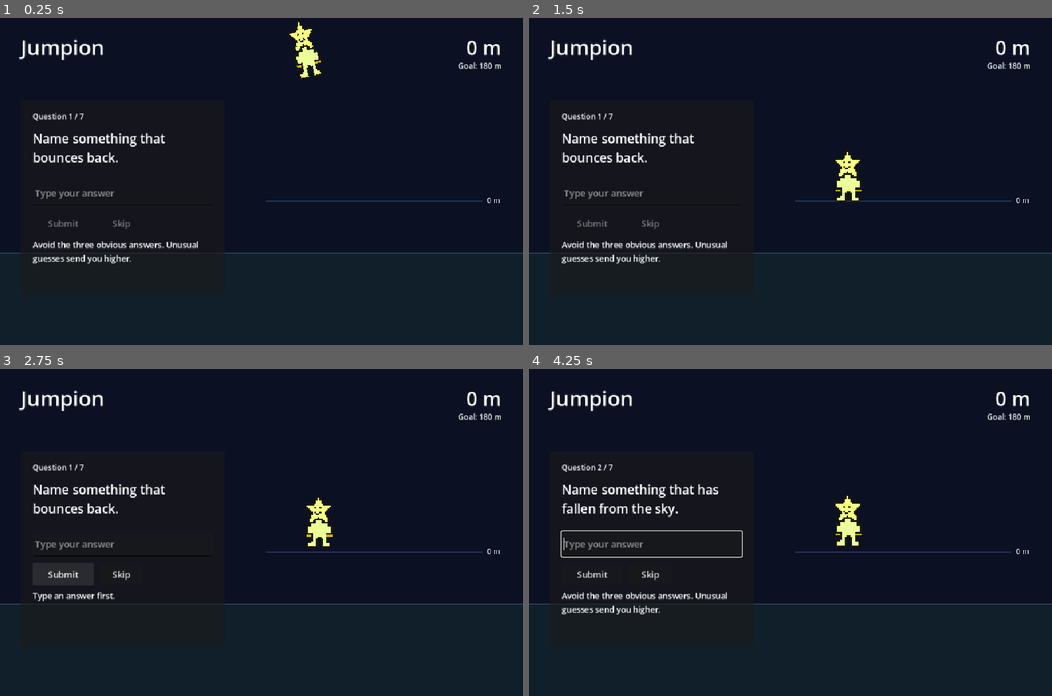
Above: before the commit, frames 1-4 (two rows, left to right).
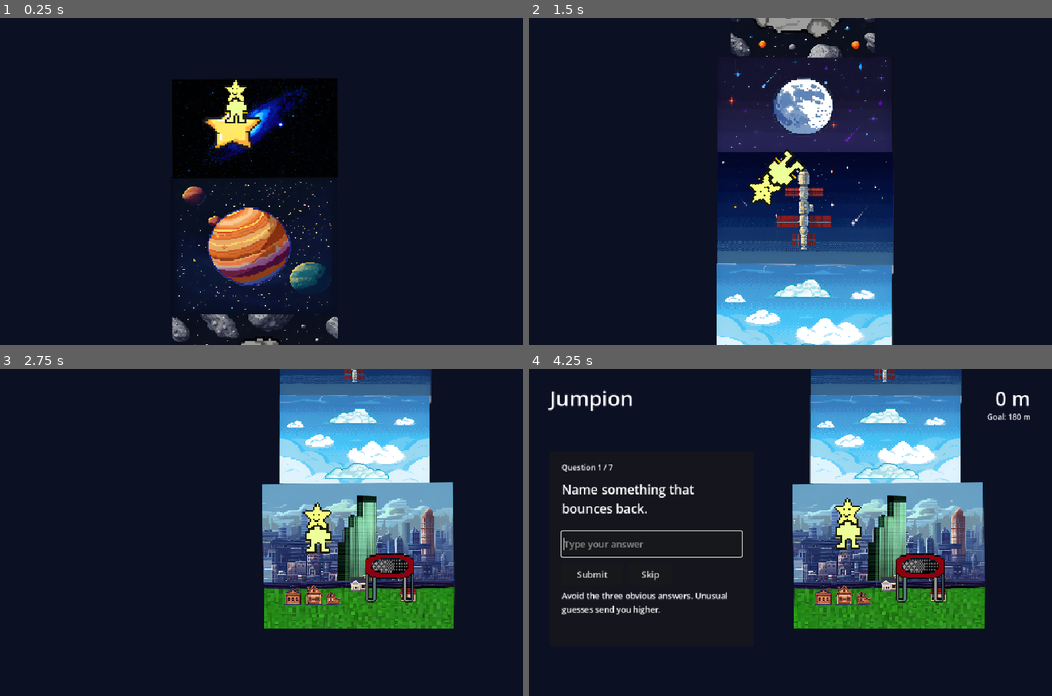
Above: after the commit, the same moments.

Repository: mohanprabha9174-collab/Hack-club-jumpion-
Game: Godot game, scene res://main.tscn
Two runs of this game, one before a commit and one after it. Both use one fixed random seed, a clock stepped at 60 frames per second and the inputs below.
Inputs (mouse positions are in pixels of both pictures, inside the frame that each line leads up to):
- Up to frame 1 (0.25 s): no input
- Up to frame 2 (1.5 s): no input
- Up to frame 3 (2.75 s): click (62, 575) at 2 s, where only the run before the commit has a clickable "Submit"
- Up to frame 4 (4.25 s): click (649, 575) at 2.75 s, where only the run before the commit has a clickable "Skip"; click (607, 627) at 3.5 s, where only the run before the commit has a clickable "Next question"

The runs differ from the first frame. In frame 1, 16% of the frame differs, in the area x 0-100%, y 0-100%; in frame 2, 27%; in frame 3, 28%, in the area x 0-100%, y 0-80%; in frame 4, 26%.

Commit message:
Use the original map and animate Jumpion falling from space

Diff:
--- a/main.gd
+++ b/main.gd
@@ -7,6 +7,7 @@
 const LABELS = ["Top 3 answer", "Less common", "Uncommon", "Rare", "Secret answer!"]
 
 @onready var stage = $Stage
+@onready var hud: CanvasLayer = $HUD
 @onready var question: Label = $HUD/Panel/Question
 @onready var round_label: Label = $HUD/Panel/Round
 @onready var answer_box: LineEdit = $HUD/Panel/Answer
@@ -26,6 +27,7 @@
 	goal.text = "Goal: %d m" % STAR_HEIGHT
 	show_question()
 	await stage.intro()
+	hud.show()
 	unlock_answer()
 
 
--- a/main.tscn
+++ b/main.tscn
@@ -4,6 +4,7 @@
 [ext_resource type="Texture2D" uid="uid://omqh11mm11q7" path="res://Trampoline.png" id="3_lquwl"]
 [ext_resource type="Script" uid="uid://b7vkul1hw5ksn" path="res://trampoline.gd" id="4_1bvp3"]
 [ext_resource type="Script" path="res://main.gd" id="1_main"]
+[ext_resource type="Texture2D" path="res://level-map.webp" id="5_map"]
 
 [sub_resource type="Animation" id="Animation_RESET"]
 resource_name = "RESET"
@@ -95,7 +96,7 @@
 
 [sub_resource type="Animation" id="Animation_fall_to_earth"]
 resource_name = "fall_to_earth"
-length = 1.54
+length = 2.85
 tracks/0/type = "value"
 tracks/0/imported = false
 tracks/0/enabled = true
@@ -103,10 +104,10 @@
 tracks/0/interp = 1
 tracks/0/loop_wrap = true
 tracks/0/keys = {
-"times": PackedFloat32Array(0, 0.65, 0.85, 1.1, 1.54),
-"transitions": PackedFloat32Array(2.3, 0.45, 1.8, 0.65, 1),
-"update": 0,
-"values": [Vector2(570, -260), Vector2(585, 95), Vector2(585, 42), Vector2(585, 56), Vector2(585, 0)]
+"times": PackedFloat32Array(0, 0.38, 0.57, 0.95, 1.5, 2.04, 2.2, 2.43, 2.57, 2.85),
+"transitions": PackedFloat32Array(1, 0.65, 1.75, 1.05, 1.0, 0.85, 0.5, 1.5, 0.6, 1),
+"update": 0,
+"values": [Vector2(625, -1081), Vector2(625, -1081), Vector2(629, -1093), Vector2(661, -949), Vector2(642, -455), Vector2(590, -61), Vector2(585, 50), Vector2(585, -14), Vector2(585, 12), Vector2(585, 0)]
 }
 tracks/1/type = "value"
 tracks/1/imported = false
@@ -115,10 +116,10 @@
 tracks/1/interp = 1
 tracks/1/loop_wrap = true
 tracks/1/keys = {
-"times": PackedFloat32Array(0, 0.29, 0.61, 0.67),
-"transitions": PackedFloat32Array(1, 1, 1, 1),
-"update": 0,
-"values": [-18.0, -12.0, 5.0, 0.0]
+"times": PackedFloat32Array(0, 0.38, 0.57, 0.95, 1.5, 2.02, 2.2, 2.45),
+"transitions": PackedFloat32Array(1, 1, 1, 1, 1, 1, 1, 1),
+"update": 0,
+"values": [0.0, 0.0, -18.0, 82.0, 225.0, 332.0, 360.0, 360.0]
 }
 tracks/2/type = "value"
 tracks/2/imported = false
@@ -127,10 +128,46 @@
 tracks/2/interp = 1
 tracks/2/loop_wrap = true
 tracks/2/keys = {
-"times": PackedFloat32Array(0, 0.58, 0.65, 0.8, 1.15),
-"transitions": PackedFloat32Array(1, 1, 1, 1, 1),
-"update": 0,
-"values": [Vector2(0.94, 1.12), Vector2(0.94, 1.13), Vector2(1.26, 0.68), Vector2(0.91, 1.1), Vector2(1, 1)]
+"times": PackedFloat32Array(0, 0.38, 0.75, 2.08, 2.2, 2.35, 2.56, 2.85),
+"transitions": PackedFloat32Array(1, 1, 1, 1, 1, 1, 1, 1),
+"update": 0,
+"values": [Vector2(0.64, 0.64), Vector2(0.64, 0.64), Vector2(1, 1), Vector2(0.9, 1.1), Vector2(1.27, 0.69), Vector2(0.92, 1.1), Vector2(1.07, 0.91), Vector2(1, 1)]
+}
+tracks/3/type = "value"
+tracks/3/imported = false
+tracks/3/enabled = true
+tracks/3/path = NodePath("Camera2D:position")
+tracks/3/interp = 1
+tracks/3/loop_wrap = true
+tracks/3/keys = {
+"times": PackedFloat32Array(0, 0.52, 0.95, 1.5, 2.04, 2.3, 2.85),
+"transitions": PackedFloat32Array(1, 1.7, 1.1, 0.93, 1, 0.6, 1),
+"update": 0,
+"values": [Vector2(660, -1002), Vector2(660, -1002), Vector2(660, -880), Vector2(632, -418), Vector2(565, -36), Vector2(525, -36), Vector2(480, -36)]
+}
+tracks/4/type = "value"
+tracks/4/imported = false
+tracks/4/enabled = true
+tracks/4/path = NodePath("Camera2D:zoom")
+tracks/4/interp = 1
+tracks/4/loop_wrap = true
+tracks/4/keys = {
+"times": PackedFloat32Array(0, 0.48, 1.6, 2.55),
+"transitions": PackedFloat32Array(1, 1, 1, 1),
+"update": 0,
+"values": [Vector2(1.35, 1.35), Vector2(1.35, 1.35), Vector2(1.15, 1.15), Vector2(1, 1)]
+}
+tracks/5/type = "value"
+tracks/5/imported = false
+tracks/5/enabled = true
+tracks/5/path = NodePath("Trampoline:visible")
+tracks/5/interp = 1
+tracks/5/loop_wrap = true
+tracks/5/keys = {
+"times": PackedFloat32Array(0, 1.42),
+"transitions": PackedFloat32Array(1, 1),
+"update": 1,
+"values": [false, true]
 }
 
 [sub_resource type="Animation" id="Animation_toss_and_land"]
@@ -179,10 +216,10 @@
 tracks/3/interp = 1
 tracks/3/loop_wrap = true
 tracks/3/keys = {
-"times": PackedFloat32Array(0, 0.16),
-"transitions": PackedFloat32Array(1, 1),
+"times": PackedFloat32Array(0),
+"transitions": PackedFloat32Array(1),
 "update": 1,
-"values": [false, true]
+"values": [true]
 }
 tracks/4/type = "value"
 tracks/4/imported = false
@@ -191,10 +228,10 @@
 tracks/4/interp = 1
 tracks/4/loop_wrap = true
 tracks/4/keys = {
-"times": PackedFloat32Array(0, 0.16, 0.32, 0.56, 0.64, 0.73, 0.85, 0.96),
-"transitions": PackedFloat32Array(1, 0.7, 1.8, 1, 1, 1, 1, 1),
-"update": 0,
-"values": [Vector2(613, -28), Vector2(613, -28), Vector2(675, -88), Vector2(718, 12), Vector2(718, 9), Vector2(718, 12), Vector2(718, 12), Vector2(718, 27)]
+"times": PackedFloat32Array(0, 0.82, 0.96),
+"transitions": PackedFloat32Array(1, 1, 1),
+"update": 0,
+"values": [Vector2(718, 12), Vector2(718, 12), Vector2(718, 27)]
 }
 tracks/5/type = "value"
 tracks/5/imported = false
@@ -203,10 +240,10 @@
 tracks/5/interp = 1
 tracks/5/loop_wrap = true
 tracks/5/keys = {
-"times": PackedFloat32Array(0, 0.16, 0.36, 0.56),
+"times": PackedFloat32Array(0, 0.45, 0.82, 0.96),
 "transitions": PackedFloat32Array(1, 1, 1, 1),
 "update": 0,
-"values": [-24.0, -24.0, 13.0, 0.0]
+"values": [0.0, -7.0, 0.0, 0.0]
 }
 tracks/6/type = "value"
 tracks/6/imported = false
@@ -215,10 +252,10 @@
 tracks/6/interp = 1
 tracks/6/loop_wrap = true
 tracks/6/keys = {
-"times": PackedFloat32Array(0, 0.16, 0.5, 0.85, 0.96),
-"transitions": PackedFloat32Array(1, 1, 1, 1, 1),
-"update": 0,
-"values": [Vector2(0.33, 0.33), Vector2(0.33, 0.33), Vector2(1, 1), Vector2(1, 1), Vector2(1.2, 0.78)]
+"times": PackedFloat32Array(0, 0.82, 0.96),
+"transitions": PackedFloat32Array(1, 1, 1),
+"update": 0,
+"values": [Vector2(1, 1), Vector2(1, 1), Vector2(1.2, 0.78)]
 }
 
 [sub_resource type="Animation" id="Animation_trampoline_release"]
@@ -339,136 +376,10 @@
 [node name="World" type="Node2D" parent="."]
 z_index = -2
 
-[node name="Earth" type="Polygon2D" parent="World"]
-color = Color(0.068, 0.125, 0.166, 1)
-polygon = PackedVector2Array(0, 95, 960, 95, 960, 700, 0, 700)
-
-[node name="Horizon" type="Line2D" parent="World"]
-points = PackedVector2Array(0, 95, 960, 95)
-width = 2.0
-default_color = Color(0.20, 0.38, 0.43, 1)
-
-[node name="Mark0" type="Line2D" parent="World"]
-points = PackedVector2Array(488, 0, 885, 0)
-width = 1.0
-default_color = Color(0.28, 0.37, 0.55, 0.46)
-
-[node name="Level0" type="Label" parent="World"]
-offset_left = 894.0
-offset_top = -11.0
-offset_right = 952.0
-offset_bottom = 13.0
-mouse_filter = 2
-theme_override_font_sizes/font_size = 13
-text = "0 m"
-
-[node name="Mark60" type="Line2D" parent="World"]
-points = PackedVector2Array(488, -360, 885, -360)
-width = 1.0
-default_color = Color(0.28, 0.37, 0.55, 0.46)
-
-[node name="Level60" type="Label" parent="World"]
-offset_left = 894.0
-offset_top = -371.0
-offset_right = 952.0
-offset_bottom = -347.0
-mouse_filter = 2
-theme_override_font_sizes/font_size = 13
-text = "60 m"
-
-[node name="Mark120" type="Line2D" parent="World"]
-points = PackedVector2Array(488, -720, 885, -720)
-width = 1.0
-default_color = Color(0.28, 0.37, 0.55, 0.46)
-
-[node name="Level120" type="Label" parent="World"]
-offset_left = 894.0
-offset_top = -731.0
-offset_right = 952.0
-offset_bottom = -707.0
-mouse_filter = 2
-theme_override_font_sizes/font_size = 13
-text = "120 m"
-
-[node name="Mark180" type="Line2D" parent="World"]
-points = PackedVector2Array(435, -1080, 885, -1080)
-width = 1.0
-default_color = Color(0.55, 0.44, 0.23, 0.75)
-
-[node name="Level180" type="Label" parent="World"]
-offset_left = 894.0
-offset_top = -1091.0
-offset_right = 952.0
-offset_bottom = -1067.0
-mouse_filter = 2
-theme_override_font_sizes/font_size = 13
-text = "180 m"
-
-[node name="GoalLine" type="Label" parent="World"]
-offset_left = 754.0
-offset_top = -1110.0
-offset_right = 884.0
-offset_bottom = -1084.0
-mouse_filter = 2
-theme_override_font_sizes/font_size = 15
-text = "HOME"
-horizontal_alignment = 2
-
-[node name="Mark240" type="Line2D" parent="World"]
-points = PackedVector2Array(488, -1440, 885, -1440)
-width = 1.0
-default_color = Color(0.28, 0.37, 0.55, 0.46)
-
-[node name="Level240" type="Label" parent="World"]
-offset_left = 894.0
-offset_top = -1451.0
-offset_right = 952.0
-offset_bottom = -1427.0
-mouse_filter = 2
-theme_override_font_sizes/font_size = 13
-text = "240 m"
-
-[node name="Mark300" type="Line2D" parent="World"]
-points = PackedVector2Array(488, -1800, 885, -1800)
-width = 1.0
-default_color = Color(0.28, 0.37, 0.55, 0.46)
-
-[node name="Level300" type="Label" parent="World"]
-offset_left = 894.0
-offset_top = -1811.0
-offset_right = 952.0
-offset_bottom = -1787.0
-mouse_filter = 2
-theme_override_font_sizes/font_size = 13
-text = "300 m"
-
-[node name="Mark360" type="Line2D" parent="World"]
-points = PackedVector2Array(488, -2160, 885, -2160)
-width = 1.0
-default_color = Color(0.28, 0.37, 0.55, 0.46)
-
-[node name="Level360" type="Label" parent="World"]
-offset_left = 894.0
-offset_top = -2171.0
-offset_right = 952.0
-offset_bottom = -2147.0
-mouse_filter = 2
-theme_override_font_sizes/font_size = 13
-text = "360 m"
-
-[node name="Mark420" type="Line2D" parent="World"]
-points = PackedVector2Array(488, -2520, 885, -2520)
-width = 1.0
-default_color = Color(0.28, 0.37, 0.55, 0.46)
-
-[node name="Level420" type="Label" parent="World"]
-offset_left = 894.0
-offset_top = -2531.0
-offset_right = 952.0
-offset_bottom = -2507.0
-mouse_filter = 2
-theme_override_font_sizes/font_size = 13
-text = "420 m"
+[node name="LevelMap" type="Sprite2D" parent="World"]
+position = Vector2(482, -1142)
+texture = ExtResource("5_map")
+centered = false
 
 [node name="Stage" type="Node2D" parent="."]
 script = ExtResource("4_1bvp3")
@@ -483,7 +394,7 @@
 offset = Vector2(0, 24)
 
 [node name="Jumpion" type="Node2D" parent="Stage"]
-position = Vector2(570, -260)
+position = Vector2(625, -1081)
 
 [node name="Art" type="Node2D" parent="Stage/Jumpion"]
 
@@ -499,9 +410,11 @@
 libraries/ = SubResource("AnimationLibrary_motion")
 
 [node name="Camera2D" type="Camera2D" parent="Stage"]
-position = Vector2(480, -36)
+position = Vector2(660, -1002)
+zoom = Vector2(1.35, 1.35)
 
 [node name="HUD" type="CanvasLayer" parent="."]
+visible = false
 
 [node name="Title" type="Label" parent="HUD"]
 offset_left = 38.0
--- a/trampoline.gd
+++ b/trampoline.gd
@@ -13,7 +13,10 @@
 
 func intro() -> void:
 	motion.play("fall_to_earth")
+	motion.advance(0)
+	camera.force_update_scroll()
 	await motion.animation_finished
+	star.rotation_degrees = 0.0
 	float_anim.play("float")
 
 
@@ -28,6 +31,7 @@
 	var launch = create_tween().set_parallel(true)
 	launch.tween_property(star, "position:y", -rise, airtime).set_trans(Tween.TRANS_CUBIC).set_ease(Tween.EASE_OUT)
 	launch.tween_property(star, "position:x", HOME_X, airtime).set_trans(Tween.TRANS_SINE).set_ease(Tween.EASE_IN_OUT)
+	launch.tween_property(star, "rotation_degrees", 360.0, airtime).set_trans(Tween.TRANS_SINE).set_ease(Tween.EASE_IN_OUT)
 	# Let Jumpion get ahead of the camera before it catches up.
 	launch.tween_property(camera, "position:y", CAMERA_OFFSET - rise, airtime).set_trans(Tween.TRANS_SINE).set_ease(Tween.EASE_OUT)
 	await launch.finished
@@ -58,7 +62,8 @@
 func move_stage(y_change: float) -> void:
 	position.y += y_change
 	star.position = Vector2(HOME_X, 0)
+	star.rotation_degrees = 0.0
 	camera.position.y = CAMERA_OFFSET
-	pad.hide()
+	pad.visible = is_zero_approx(position.y)
 	camera.force_update_scroll()
 	float_anim.play("float")
Binary file added: level-map.webp
Not shown, added: level-map.webp.import
